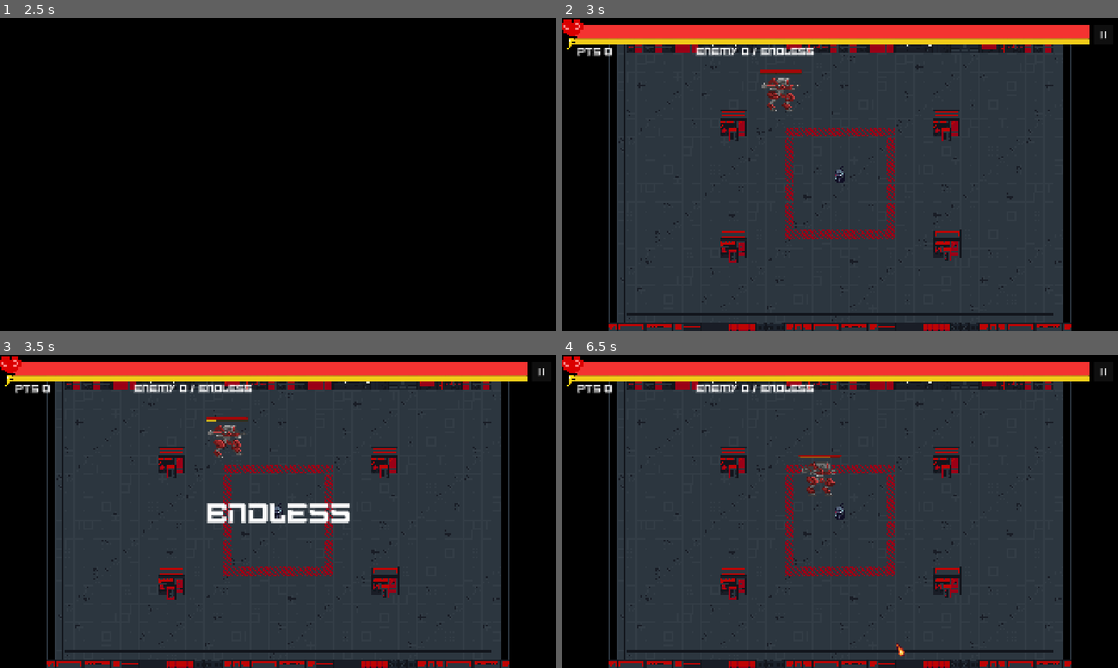
Above: before the commit, frames 1-4 (two rows, left to right).
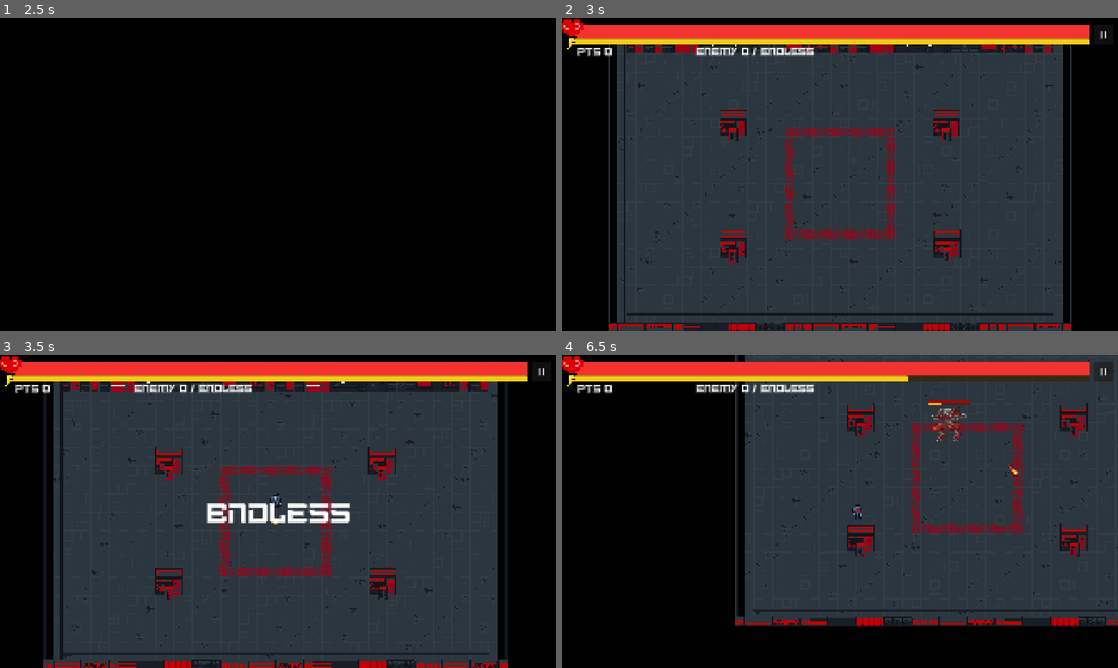
Above: after the commit, the same moments.

Repository: Oncomito/BBArsenal
Game: Godot game, scene res://scenes/ui/menus/splash.tscn
Same seed, same stepped clock (60 frames per second), same inputs: the game is played once before the commit and once after it.
Inputs (mouse positions are in pixels of both pictures, inside the frame that each line leads up to):
- Up to frame 1 (2.5 s): tap Enter (kb_enter) at 0.5 s; move the mouse to (400, 158) at 0.52 s; hold D (player_right) 0.53-1.25 s; hold Enter (kb_enter) 0.53-1.25 s; click (400, 158) at 0.67 s; click "Start" at 1.25 s; click "Endless" at 2 s
- Up to frame 2 (3 s): move the mouse to (728, 190) at 2.77 s; hold S (player_down) from 2.78 s (still down); tap Space (player_dash) at 2.85 s
- Up to frame 3 (3.5 s): keep holding S (player_down)
- Up to frame 4 (6.5 s): move the mouse to (895, 442) at 3.52 s; release S (player_down) at 3.53 s; hold D (player_right) 3.53-4.28 s; hold F (player_parry) 3.53-4.28 s; move the mouse to (812, 574) at 4.27 s; hold W (player_up) 4.28-5.03 s; tap C (player_shield) at 4.35 s; click (812, 574) at 4.42 s; move the mouse to (1006, 558) at 5.02 s; hold Enter (kb_enter) 5.03-5.78 s; hold A (player_left) from 5.03 s (still down); move the mouse to (673, 464) at 5.77 s; tap Space (player_dash) at 5.85 s

Frame 1 is identical in both runs. In frame 2, 0.5% of the frame differs, in the area x 35-51%, y 16-53%; in frame 3, 10%; in frame 4, 46%, in the area x 8-100%, y 0-100%.
Error before the commit: Invalid assignment of property or key 'material' with value of type 'ShaderMaterial' on a base object of type 'null instance'. (res://scenes/player/player.gd:5…

Commit message:
Reorganizing assets

Diff:
--- a/scenes/player/player.gd
+++ b/scenes/player/player.gd
@@ -17,6 +17,8 @@
 signal player_died
 signal dash_count_changed(current_count: int, max_count: int)
 
+# var movement: PlayerMovement
+# var visual: PlayerVisualla
 
 class MovementController:
 	var actor: Variant
@@ -721,12 +723,12 @@
 var visual_controller
 
 
-@onready var animated_sprite: AnimatedSprite2D = $AnimatedSprite2D
-@onready var camera: Camera2D = $Camera2D
+@onready var animated_sprite: AnimatedSprite2D = %Sprite
+@onready var camera: Camera2D = %Camera
 @onready var dash_timer: Timer = %DashTimer
 @onready var parry_timer: Timer = %ParryTimer
-@onready var hitbox: Area2D = $Hitbox
-@onready var shield: PlayerShield = $Shield
+@onready var hitbox: Area2D = %Hitbox
+@onready var shield: PlayerShield = %Shield
 
 
 func _ready() -> void:
